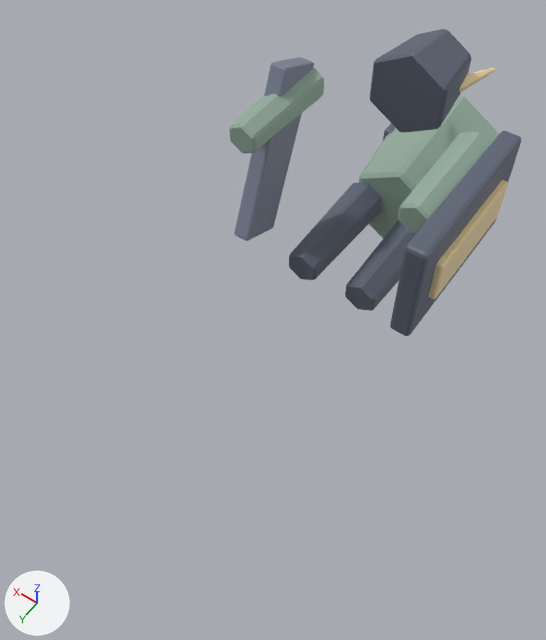
Two versions of the FBX model Assets/Models/Enemy_CorruptedVanguard.fbx, one commit apart.
Both versions are drawn from a 50 mm lens placed at (-1.27, 2.29, 3.01), pointed at (0.0, 0.51, 0.21). The axes (+X, +Y, +Z) are drawn at lower left. The lights are the same throughout. The picture after the commit comes second.

The older version as bpy lines, for what is in view:
```python
ob_cleaverblade = bpy.data.objects.new('CleaverBlade', me_cube_004)
ob_cleaverblade.parent = ob_rightarm
ob_cleaverblade.location = (0.04, -1.11, -0.56)
ob_leftarm = bpy.data.objects.new('LeftArm', None)
ob_leftarm.parent = ob_body
ob_leftarm.location = (-0.42, -0.82, 1.24)
ob_leftarm.rotation_euler = (1.571, 0.0, 0.0)  # degrees (90, 0, 0)
ob_leftarmmesh = bpy.data.objects.new('LeftArmMesh', me_cone_004)
ob_leftarmmesh.parent = ob_leftarm
ob_leftarmmesh.location = (-0.02, -1.1, -0.82)
ob_leftlegmesh = bpy.data.objects.new('LeftLegMesh', me_cone_006)
ob_leftlegmesh.parent = ob_leftleg
ob_leftlegmesh.location = (0.0, -0.68, 0.34)
ob_leftlegmesh.rotation_euler = (1.571, 0.0, 0.0)  # degrees (90, 0, 0)
ob_rightarmmesh = bpy.data.objects.new('RightArmMesh', me_cone_005)
ob_rightarmmesh.parent = ob_rightarm
ob_rightarmmesh.location = (0.02, -1.1, -0.82)
ob_righthorn = bpy.data.objects.new('RightHorn', me_cone_003)
ob_righthorn.parent = ob_head
ob_righthorn.location = (0.18, -0.48, -0.78)
ob_rightlegmesh = bpy.data.objects.new('RightLegMesh', me_cone_007)
ob_rightlegmesh.parent = ob_rightleg
ob_rightlegmesh.location = (0.0, -0.68, 0.34)
ob_rightlegmesh.rotation_euler = (1.571, 0.0, 0.0)  # degrees (90, 0, 0)
ob_torso = bpy.data.objects.new('Torso', me_cone)
ob_torso.parent = ob_body
ob_torso.location = (0.0, -0.82, 1.02)
ob_torso.rotation_euler = (1.571, 0.0, 0.0)  # degrees (90, 0, 0)
ob_towershield = bpy.data.objects.new('TowerShield', me_cube_002)
ob_towershield.parent = ob_leftarm
ob_towershield.location = (-0.14, -1.16, -0.64)
# also in view: 'Helm' at (0.0, -0.76, 0.82); 'ShieldTrim' at (-0.58, -0.08, 0.64)
```
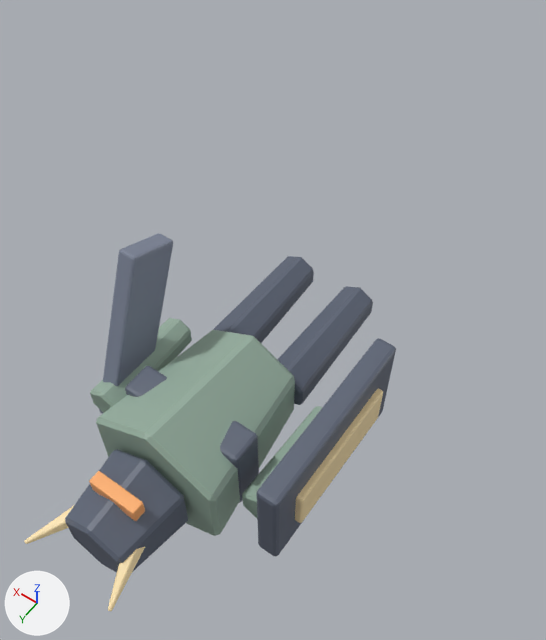
ob_leftarm is not drawn itself; it is the parent of ob_shieldtrim, ob_towershield, ob_leftarmmesh.
ob_head is not drawn itself; it is the parent of ob_lefthorn, ob_helm, ob_eyeslit, ob_righthorn.
ob_rightarm is not drawn itself; it is the parent of ob_cleaverblade, ob_rightarmmesh.
ob_enemy_corruptedvanguard is not drawn itself; it is the parent of ob_leftleg, ob_rightleg, ob_body.

Boxes (x1, y1, x2, y2) around the edits, measured in the pictures (546 x 640 px):
'Torso', moved, turned
    before: (359, 95, 499, 238)
    after: (96, 330, 295, 536)
'TowerShield', moved, turned
    before: (390, 131, 521, 336)
    after: (256, 338, 396, 557)
'Helm', moved, turned
    before: (370, 29, 471, 133)
    after: (65, 449, 188, 573)
'CleaverBlade', moved, turned
    before: (234, 57, 314, 241)
    after: (99, 233, 173, 413)
'RightLegMesh', moved, turned
    before: (289, 183, 382, 280)
    after: (213, 256, 314, 343)
'LeftLegMesh', moved, turned
    before: (345, 220, 416, 311)
    after: (277, 286, 373, 405)
'RightArmMesh', moved, turned
    before: (229, 67, 324, 153)
    after: (90, 318, 192, 413)
'ShieldTrim', moved, turned
    before: (428, 180, 508, 300)
    after: (295, 388, 383, 523)
'LeftArmMesh', moved, turned
    before: (398, 132, 490, 234)
    after: (242, 406, 322, 518)
'ChestBand', moved, turned (mostly hidden before)
    before: (383, 123, 396, 140)
    after: (125, 366, 259, 503)
'EyeSlit', moved, turned (not visible before)
    after: (89, 471, 145, 521)
'LeftHorn', moved, turned
    before: (459, 68, 496, 93)
    after: (108, 547, 145, 611)
'RightHorn', moved, turned (not visible before)
    after: (24, 506, 73, 544)

The change, as a list of edits to the scene's bpy script:
```text
Change ob_lefthorn:
    ob_lefthorn.location: (-0.18, -0.48, -0.78) -> (-0.18, 0.34, 0.04)
Change ob_shieldtrim:
    ob_shieldtrim.location: (-0.16, -1.16, -0.64) -> (-0.16, -0.34, 0.18)
Change ob_towershield:
    ob_towershield.location: (-0.14, -1.16, -0.64) -> (-0.14, -0.34, 0.18)
Change ob_leftarmmesh:
    ob_leftarmmesh.location: (-0.02, -1.1, -0.82) -> (-0.02, -0.28, 0.0)
Change ob_rightlegmesh:
    ob_rightlegmesh.rotation_euler: (1.571, 0.0, 0.0) -> (0.0, 0.0, 0.0)  # degrees (90, 0, 0) -> degrees (0, 0, 0)
    ob_rightlegmesh.location: (0.0, -0.68, 0.34) -> (0.0, -0.34, 0.0)
Change ob_leftlegmesh:
    ob_leftlegmesh.rotation_euler: (1.571, 0.0, 0.0) -> (0.0, 0.0, 0.0)  # degrees (90, 0, 0) -> degrees (0, 0, 0)
    ob_leftlegmesh.location: (0.0, -0.68, 0.34) -> (0.0, -0.34, 0.0)
Change ob_chestband:
    ob_chestband.rotation_euler: (1.571, 0.0, 0.0) -> (0.0, 0.0, 0.0)  # degrees (90, 0, 0) -> degrees (0, 0, 0)
    ob_chestband.location: (0.0, -0.84, 1.12) -> (0.0, 0.3, 0.02)
Change ob_enemy_corruptedvanguard:
    ob_enemy_corruptedvanguard.rotation_euler: (1.571, 0.0, 0.0) -> (0.0, 0.0, 0.0)  # degrees (90, 0, 0) -> degrees (0, 0, 0)
Change ob_helm:
    ob_helm.location: (0.0, -0.68, -0.82) -> (0.0, 0.14, 0.0)
Change ob_head:
    ob_head.rotation_euler: (1.571, 0.0, 0.0) -> (0.0, 0.0, 0.0)  # degrees (90, 0, 0) -> degrees (0, 0, 0)
    ob_head.location: (0.0, -0.82, 1.44) -> (0.0, 0.62, 0.0)
Change ob_leftarm:
    ob_leftarm.rotation_euler: (1.571, 0.0, 0.0) -> (0.0, 0.0, 0.0)  # degrees (90, 0, 0) -> degrees (0, 0, 0)
    ob_leftarm.location: (-0.42, -0.82, 1.24) -> (-0.42, 0.42, 0.0)
Change ob_cleaverblade:
    ob_cleaverblade.location: (0.04, -1.11, -0.56) -> (0.04, -0.29, 0.26)
Change ob_righthorn:
    ob_righthorn.location: (0.18, -0.48, -0.78) -> (0.18, 0.34, 0.04)
Change ob_rightarmmesh:
    ob_rightarmmesh.location: (0.02, -1.1, -0.82) -> (0.02, -0.28, 0.0)
Change ob_torso:
    ob_torso.rotation_euler: (1.571, 0.0, 0.0) -> (0.0, 0.0, 0.0)  # degrees (90, 0, 0) -> degrees (0, 0, 0)
    ob_torso.location: (0.0, -0.82, 1.02) -> (0.0, 0.2, 0.0)
Change ob_rightarm:
    ob_rightarm.rotation_euler: (1.571, 0.0, 0.0) -> (0.0, 0.0, 0.0)  # degrees (90, 0, 0) -> degrees (0, 0, 0)
    ob_rightarm.location: (0.42, -0.82, 1.24) -> (0.42, 0.42, 0.0)
```
